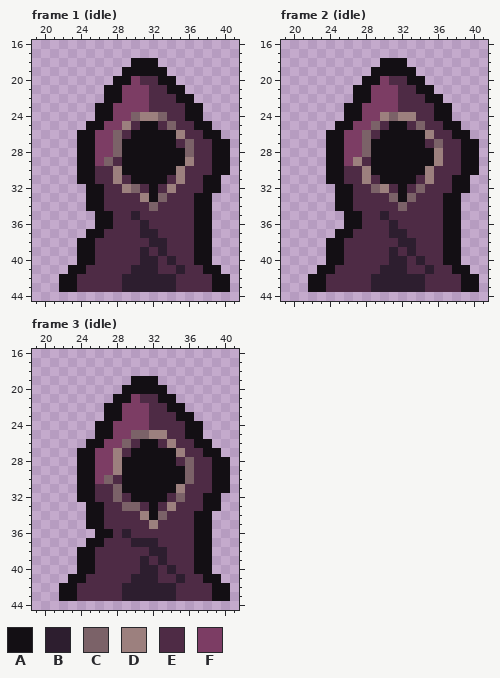
Pixel-art file -- data/imgs/animations/side.aseprite. The picture above was drawn from the file before the commit.
64x64 pixels, 6 frames. Shown: frame 1 (idle): x 19..41, y 16..44; frame 2 (idle): x 19..41, y 16..44; frame 3 (idle): x 19..41, y 16..44. The commit also changed other frames, which this record leaves out.
Palette (. is transparent): A #130f14  B #2d1e2f  C #7b6268  D #9c807e  E #4e2b45  F #7c3d64
Pixels before, frame 1 (idle), first column x 22:
18 ........AAA........
19 .......AAAAA.......
20 ......AAFEEAA......
21 .....AAFFFEEAA.....
22 .....AAFFFEEEAA....
23 ....AAFFFFEEEEAA...
24 ....AAFFCDDCEEAA...
25 ...AAFFDEAAECEEAA..
26 ..AAFFCEAAAAADEEAA.
27 ..AAFFCAAAAAAECEEAA
28 ..AAFFCAAAAAAACEEAA
29 ..AAFCEAAAAAAADEEAA
30 ..AAEEDAAAAAADEEEAA
31 ..AAEEDEAAAAEDEEAA.
32 ...AAEEDCEAEDEEEAA.
33 ...AAEEEEDACEEEAA..
34 ...AAEEEEECEEEEAA..
35 ....AAEEBEEEEEEAA..
36 ....AAEEEBEEEEEAA..
37 ...AAEEEEBBEEEEAA..
38 ..AAEEEEEEBBEEEAA..
39 ..AAEEEEEBEBEEEAA..
40 ..AAEEEEEBBEBEEAA..
41 .AAEEEEEBBBEEBEEAA.
42 AAEEEEEBBBBBBEEEEAA
43 AAEEEEEBBBBBBEEEEAA
Pixels before, frame 2 (idle), first column x 22:
18 ........AAA........
19 .......AAAAA.......
20 ......AAFEEAA......
21 .....AAFFFEEAA.....
22 .....AAFFFEEEAA....
23 ....AAFFFFEEEEAA...
24 ....AAFFDCDDEEAA...
25 ...AAFFCEAAECEEAA..
26 ..AAFFCEAAAAADEEAA.
27 ..AAFFCAAAAAAECEEAA
28 ..AAFFCAAAAAAADEEAA
29 ..AAFDEAAAAAAADEEAA
30 ..AAEEDAAAAAADEEEAA
31 ..AAEEDEAAAAEDEEAA.
32 ...AAEECDEAECEEEAA.
33 ...AAEEEECACEEEAA..
34 ...AAEEEEECEEEEAA..
35 ....AAEEBEEEEEEAA..
36 ....AAEEEBEEEEEAA..
37 ...AAEEEEBBEEEEAA..
38 ..AAEEEEEEBBEEEAA..
39 ..AAEEEEEBEBEEEAA..
40 ..AAEEEEEBBEBEEAA..
41 .AAEEEEEBBBEEBEEAA.
42 AAEEEEEBBBBBBEEEEAA
43 AAEEEEEBBBBBBEEEEAA
Pixels before, frame 3 (idle), first column x 22:
19 ........AAA........
20 .......AAAAA.......
21 ......AAFEEAA......
22 .....AAFFFEEAA.....
23 .....AAFFFEEEAA....
24 ....AAFFFFEEEEAA...
25 ....AAFFCCDDEEAA...
26 ...AAFFCEAAEDEEAA..
27 ..AAFFDEAAAAADEEAA.
28 ..AAFFDAAAAAAECEEAA
29 ..AAFFDAAAAAAACEEAA
30 ..AAFCEAAAAAAACEEAA
31 ..AAEECAAAAAADEEEAA
32 ..AAEECEAAAAECEEAA.
33 ...AAEECCEAEDEEEAA.
34 ...AAEEEEDACEEEAA..
35 ...AAEEEEEDEEEEAA..
36 ....AAEBEEEEEEEAA..
37 ...AAEEEBBBEEEEAA..
38 ..AAEEEEEEBBEEEAA..
39 ..AAEEEEEBEBEEEAA..
40 ..AAEEEEEBBEBEEAA..
41 .AAEEEEEBBBEEBEEAA.
42 AAEEEEEBBBBBBEEEEAA
43 AAEEEEEBBBBBBEEEEAA
Now the later version:
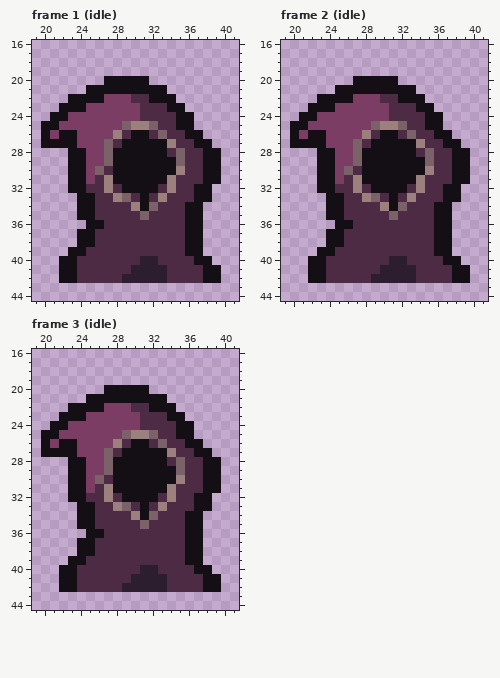
Changes in this commit:
Changed rows in their new state; - is an unchanged pixel.
Frame 1 (idle), layer "Layer 5":
first column x 20:
18 ----------...--------
19 ---------.....-------
20 -------A--AA...------
21 -----AA--AAAAA..-----
22 ---AAAAFF-EEAAA..----
23 --AAAFFF---E--AA..---
24 -AAFFFFF--FEEE-A-.---
25 AAFFFFF--CDDC-EAA..--
26 AFAAFF--D---ECEEAA..-
27 AAAAFF-CE-----D-EAA..
28 ---A-F-CA-----ECE-A-.
29 ---A-F--A------CE-A-.
30 ---A-FC-A---------A-.
31 ---A-F-DAA----DE-----
32 ---AAEED-AAA-----A-.-
33 ----A-E-DC-AED-------
34 ----A-E---DA----A-.--
35 ----AAEE--EC----A-.--
36 -----A-E---E----A-.--
37 ----A-E----EE---A-.--
38 ------------EE--A-.--
39 ---A-E-----E-E--A-.--
40 --AAEE--------E------
41 --A-E--------B-E-----
42 --------------E---A-.
43 --...................
Frame 2 (idle), layer "Layer 5":
first column x 20:
18 ----------...--------
19 ---------.....-------
20 -------A--AA...------
21 -----AA--AAAAA..-----
22 ---AAAAFF-EEAAA..----
23 --AAAFFF---E--AA..---
24 -AAFFFFF--FEEE-A-.---
25 AAFFFFF---DDC-EAA..--
26 AFAAFF--D---ECEEAA..-
27 AAAAFF-CE-----D-EAA..
28 ---A-F-CA-----ECE-A-.
29 ---A-F-CA------CE-A-.
30 ---A-FC-A---------A-.
31 ---A-F-DAA----DE-----
32 ---AAEED-AAA--D--A-.-
33 ----A-E-DC-AED-------
34 ----A-E---DA----A-.--
35 ----AAEE--EC----A-.--
36 -----A-E---E----A-.--
37 ----A-E----EE---A-.--
38 ------------EE--A-.--
39 ---A-E-----E-E--A-.--
40 --AAEE--------E------
41 --A-E--------B-E-----
42 --------------E---A-.
43 --...................
Frame 3 (idle), layer "Layer 5":
first column x 20:
19 ----------...--------
20 -------AA---..-------
21 -----AAA--AAA-.------
22 ---AAAAFF-EEAA-.-----
23 --AAAFFFF--E--A-.----
24 -AAFFFFF---E---A-.---
25 AAFFFFFF-CDDCE-A-.---
26 AFAAFFF-DEA-ECE-A-.--
27 AAAAFF-CEA----DE-A-.-
28 ---A-F-CA-----ECE-A-.
29 ---A-F-CA------CE-A-.
30 ---A-FCEA------DE-A-.
31 ---A-F-DA-----DE--A-.
32 ---A-E-DEA---EDE-A-.-
33 ----A-E-D-EAEDE--A-.-
34 ----A-E---DACE--A-.--
35 ----A-E----CE---A-.--
36 -----A-E-E------A-.--
37 ----A-E---EEE---A-.--
38 ------------EE--A-.--
39 ---A-E-----E-E--A-.--
40 --AAEE--------E------
41 --A-E--------B-E-----
42 --------------E---A-.
43 --...................
Pixel boxes of the changes (left, top, right, bottom) in both pictures:
changed: (41, 58, 230, 292)
changed: (290, 58, 479, 292)
changed: (41, 376, 230, 601)
